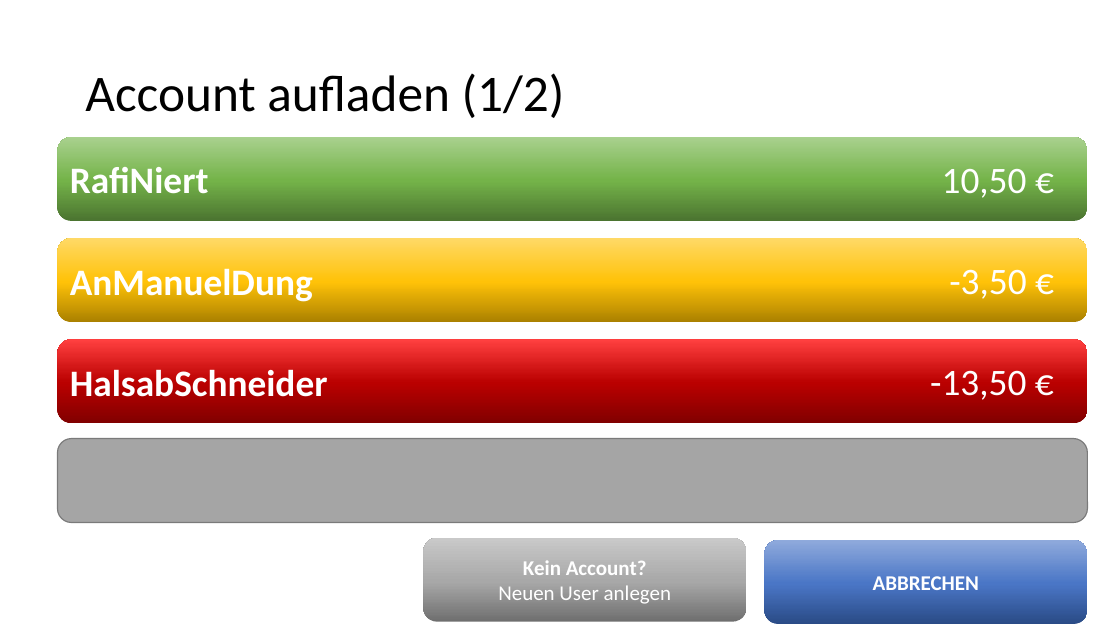
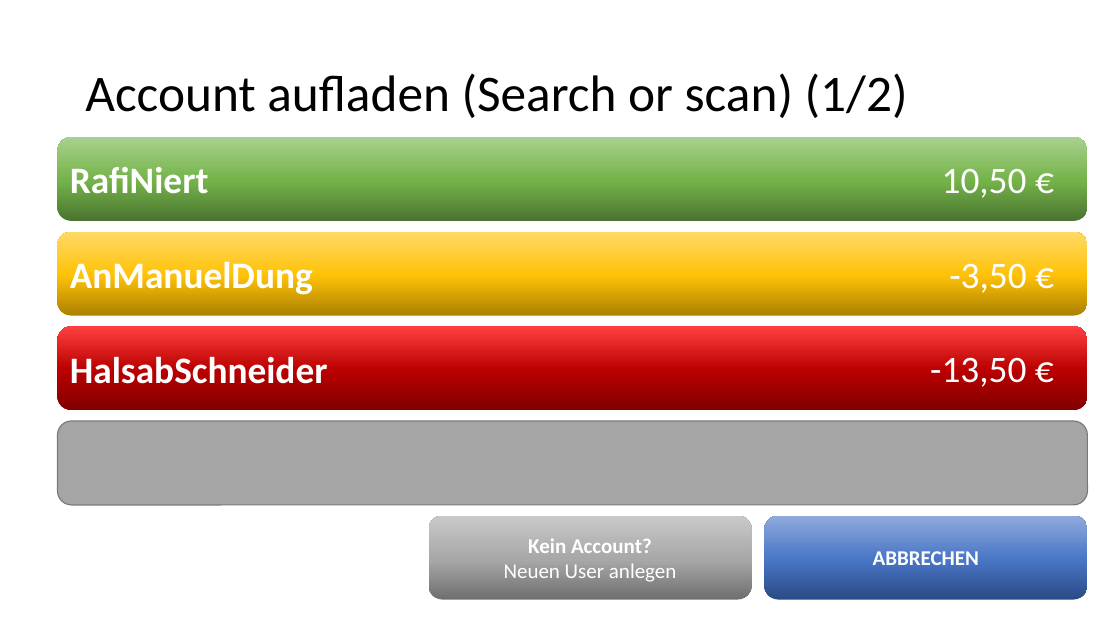
Before and after one commit to cynt4k/prepaid-list, a slide deck: slide 4 of documentation/Getraenkeabrechnung.pptx (slide 5 before the commit). Drawn at 1120x630 pixels with LibreOffice and Linux fonts; fonts in the diff are those of the drawing. Boxes give left, top, right and bottom in pixels: in the first picture for what was removed or moved away, otherwise in the second. Text is boxed around its words. In the diff, an @@ line names an element or a change of style, - is before the commit and + after.

```diff
--- a/documentation/Getraenkeabrechnung.pptx
+++ b/documentation/Getraenkeabrechnung.pptx
@@ title at (85,73,908,118): text changed @@
-Account aufladen (1/2)
+Account aufladen (Search or scan) (1/2)
@@ rounded rectangle "AnManuelDung": place and size @@
-rounded rectangle "AnManuelDung" at (57,238,1087,322)
+rounded rectangle "AnManuelDung" at (57,232,1087,316)
@@ text "-3,50 €": place and size @@
-text "-3,50 €" at (949,269,1026,304)
+text "-3,50 €" at (949,263,1026,298)
@@ rounded rectangle "HalsabSchneider": place and size @@
-rounded rectangle "HalsabSchneider" at (57,339,1087,423)
+rounded rectangle "HalsabSchneider" at (57,326,1087,410)
@@ text "-13,50 €": place and size @@
-text "-13,50 €" at (930,370,1026,400)
+text "-13,50 €" at (930,357,1026,387)
@@ rounded rectangle: place and size @@
-rounded rectangle at (57,439,1087,523)
+rounded rectangle at (57,421,1087,505)
@@ rounded rectangle "Kein Account? Neuen User anlegen": place and size @@
-rounded rectangle "Kein Account? Neuen User anlegen" at (423,538,747,622)
+rounded rectangle "Kein Account? Neuen User anlegen" at (429,516,752,600)
@@ rounded rectangle "ABBRECHEN": place and size @@
-rounded rectangle "ABBRECHEN" at (765,540,1088,624)
+rounded rectangle "ABBRECHEN" at (765,516,1088,600)
```
Also in this commit, not shown: 4 other slides changed, 1 slide removed.
